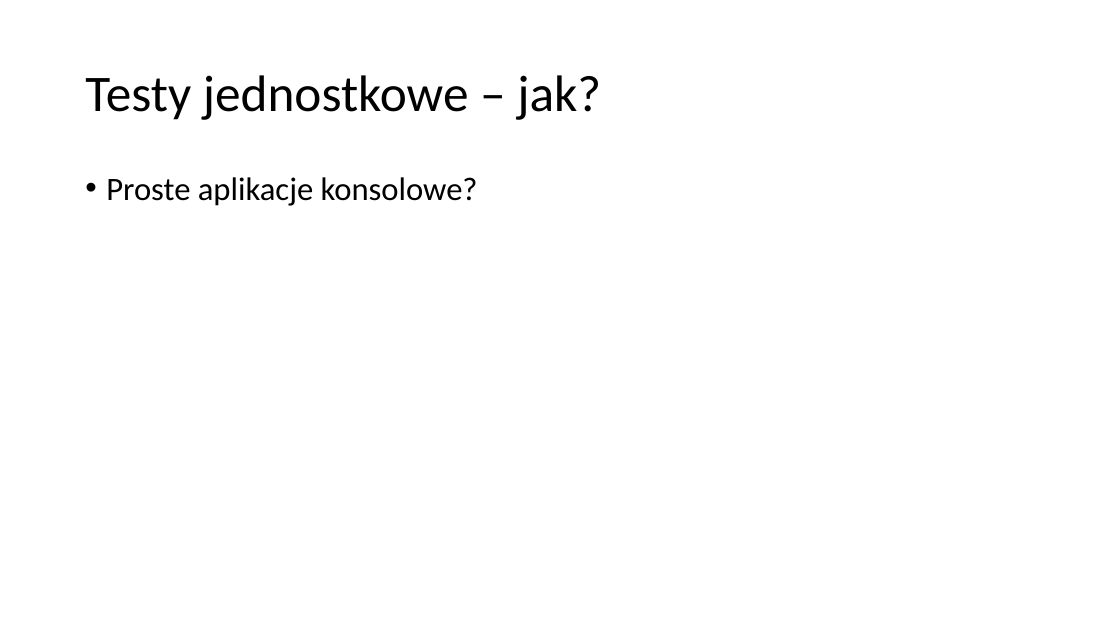
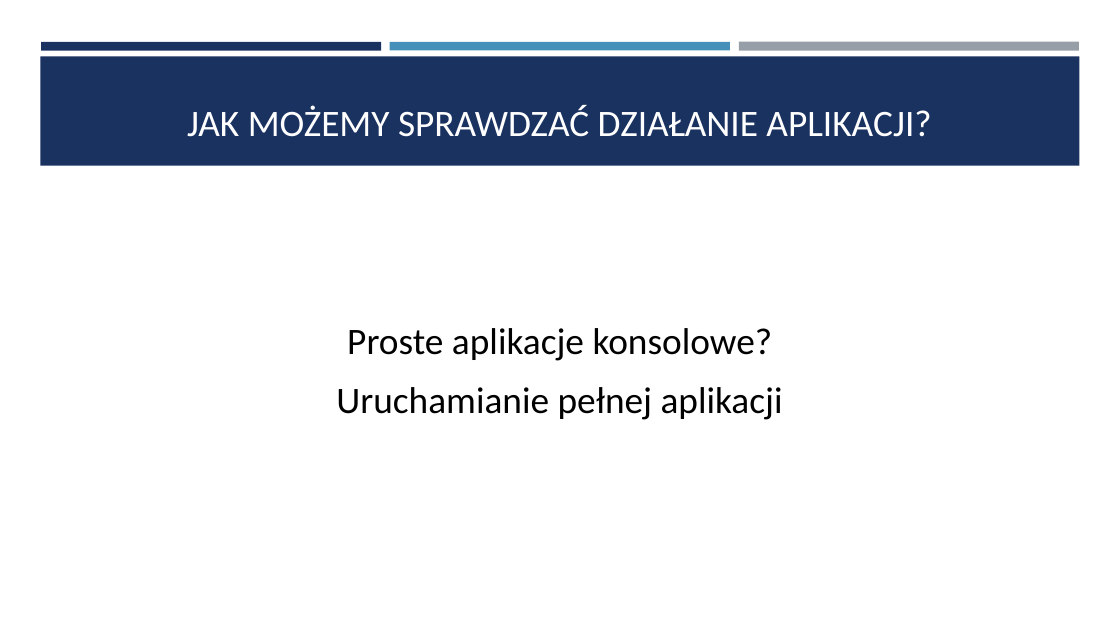
Before and after one commit to saamed/unit-test-workshops, a slide deck: slide 2 of docs/Testy jednostkowe.pptx (slide 4 before the commit). Drawn at 1120x630 pixels with LibreOffice and Linux fonts; fonts in the diff are those of the drawing. Boxes give left, top, right and bottom in pixels: in the first picture for what was removed or moved away, otherwise in the second. Text is boxed around its words. In the diff, an @@ line names an element or a change of style, - is before the commit and + after.

```diff
--- a/docs/Testy jednostkowe.pptx
+++ b/docs/Testy jednostkowe.pptx
@@ rectangle added at box(40, 56, 1080, 166), fill #1A3260 @@
@@ rectangle added at box(41, 42, 381, 50), fill #1A3260 @@
@@ title "JAK MOŻEMY SPRAWDZAĆ DZIAŁANIE APLIKACJI?" at box(187, 105, 931, 137): vertical alignment middle to bottom @@
@@ rectangle added at box(390, 42, 730, 50), fill #4590B8 @@
@@ rectangle added at box(739, 42, 1079, 51), fill #969FA7 @@
@@ title at box(187, 105, 931, 137): text changed; size 44 to 32 pt; text colour #000000 to #FFFFFF @@
-Testy jednostkowe – jak?
+JAK MOŻEMY SPRAWDZAĆ DZIAŁANIE APLIKACJI?
@@ text "Proste aplikacje konsolowe?": place and size @@
-text "Proste aplikacje konsolowe?" at box(106, 177, 478, 206)
+text "Proste aplikacje konsolowe?" at box(336, 328, 783, 420)
@@ text "Proste aplikacje konsolowe?" at box(336, 328, 783, 420): vertical alignment top to middle @@
@@ text at box(347, 328, 773, 361): size 28 to 32 pt in "Proste aplikacje konsolowe?"; alignment left to centre; bullet • to none; line spacing 0.9 to 1; more space between paragraphs @@
@@ text at box(336, 387, 783, 420): paragraph added @@
+Uruchamianie pełnej aplikacji
```
Also in this commit, not shown: 9 other slides changed, 5 slides added, 3 slides removed.
